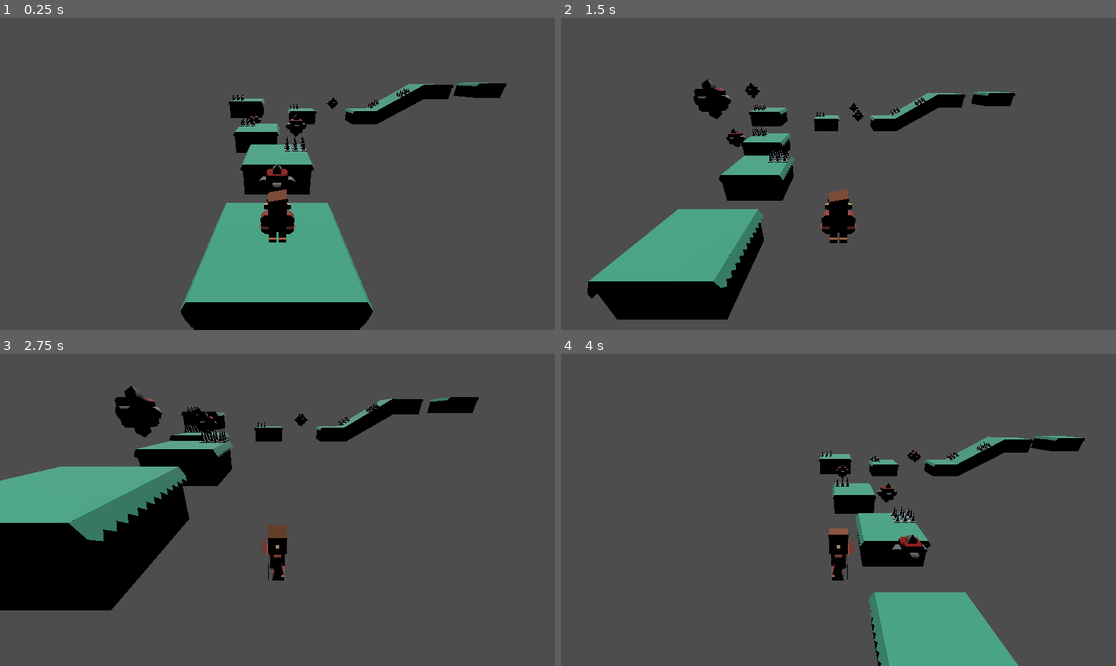
Above: before the commit, frames 1-4 (two rows, left to right).
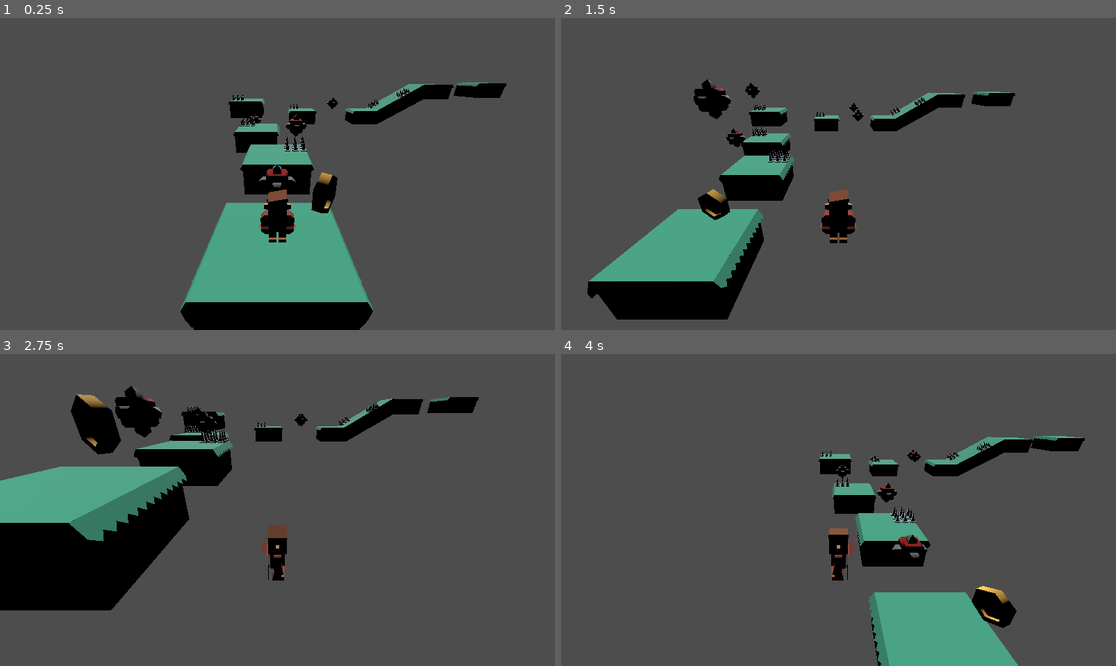
Above: after the commit, the same moments.

Repository: AErdenberger/3d_Platformer
Game: Godot game, scene res://level_1.tscn
Two runs of this game, one before a commit and one after it. Both use one fixed random seed, a clock stepped at 60 frames per second and the inputs below.
Inputs:
- Up to frame 1 (0.25 s): no input
- Up to frame 2 (1.5 s): hold D (move_right) 0.53-1.28 s; tap Space (jump) at 0.77 s; hold S (move_backward) from 1.28 s (still down)
- Up to frame 3 (2.75 s): tap Space (jump) at 1.52 s; release S (move_backward) at 2.03 s; hold D (move_right) from 2.03 s (still down)
- Up to frame 4 (4 s): release D (move_right) at 2.78 s; hold W (move_forward) 2.78-3.53 s; tap Space (jump) at 3.02, 3.77 s; hold A (move_left) from 3.53 s (still down)

The runs differ from the first frame. In frame 1, 0.4% of the frame differs, in the area x 56-61%, y 26-63%; in frame 2, 0.4%; in frame 3, 1.2%, in the area x 12-22%, y 12-33%; in frame 4, 0.7%.

Commit message:
Coin created and "animated"

Diff:
--- /dev/null
+++ b/Coin.gd
@@ -0,0 +1,16 @@
+extends Area3D
+
+var spin_speed : float = 4.0 #amount of revolutions
+var bob_height : float = 0.2 #how high the coin is going to bob up and down
+var bob_speed : float = 5.0 #how fast the coin bobs up and down
+
+@onready var start_y : float = global_position.y
+var t : float = 0.0 #timer for the sin-wave which will keep track of time that has elapsed
+
+# Called every frame. 'delta' is the elapsed time since the previous frame.
+func _process(delta):
+	rotate(Vector3.UP, spin_speed * delta)
+
+	t += delta
+	var d = (sin(t * bob_speed) + 1) / 2 #change the sin-wave range from 1 -> -1 to 1 -> 0
+	global_position.y = start_y + (d * bob_height)
--- a/Player.gd
+++ b/Player.gd
@@ -5,6 +5,8 @@
 var gravity : float = 20.0
 
 var facing_angle : float
+
+var score : int
 
 @onready var model : MeshInstance3D = get_node("Model")
 
@@ -41,3 +43,6 @@
 
 func game_over():
 	get_tree().reload_current_scene()
+
+func add_score(amount):
+	score += amount
--- a/level_1.tscn
+++ b/level_1.tscn
@@ -1,9 +1,14 @@
-[gd_scene load_steps=5 format=3 uid="uid://d52ii2xwwmfj"]
+[gd_scene load_steps=8 format=3 uid="uid://d52ii2xwwmfj"]
 
 [ext_resource type="PackedScene" uid="uid://boibiis3d45vh" path="res://Platforms/platform_large.tscn" id="1_i0qm5"]
 [ext_resource type="PackedScene" uid="uid://cw0ib30w6q1q0" path="res://player.tscn" id="2_bj342"]
 [ext_resource type="PackedScene" uid="uid://bvupporwe75fo" path="res://enemy.tscn" id="3_2lpd1"]
 [ext_resource type="PackedScene" uid="uid://dmw4umfy31obw" path="res://spikes.tscn" id="4_pae58"]
+[ext_resource type="ArrayMesh" uid="uid://cge2fuclikg8j" path="res://Models/coinGold.obj" id="5_c0fft"]
+[ext_resource type="Script" path="res://Coin.gd" id="5_k4lb8"]
+
+[sub_resource type="SphereShape3D" id="SphereShape3D_8g5fr"]
+radius = 1.0
 
 [node name="Main" type="Node3D"]
 
@@ -76,3 +81,16 @@
 
 [node name="Spikes6" parent="." instance=ExtResource("4_pae58")]
 transform = Transform3D(0.850505, -0.525966, -0.00129996, 0.525937, 0.85048, -0.00862917, 0.00564423, 0.00665545, 0.999962, 9.74417, 2.21533, -14.4375)
+
+[node name="Coin" type="Area3D" parent="."]
+transform = Transform3D(1, 0, 0, 0, 1, 0, 0, 0, 1, 0.665411, 1.29765, 0)
+script = ExtResource("5_k4lb8")
+
+[node name="Model" type="MeshInstance3D" parent="Coin"]
+transform = Transform3D(1.5, 0, 0, 0, 1.5, 0, 0, 0, 1.5, 0, 0, 0)
+mesh = ExtResource("5_c0fft")
+skeleton = NodePath("../..")
+
+[node name="CollisionShape3D" type="CollisionShape3D" parent="Coin"]
+transform = Transform3D(0.283423, 0, 0, 0, 0.345829, 0, 0, 0, 0.173097, 0.00911903, 0.289587, 0)
+shape = SubResource("SphereShape3D_8g5fr")
